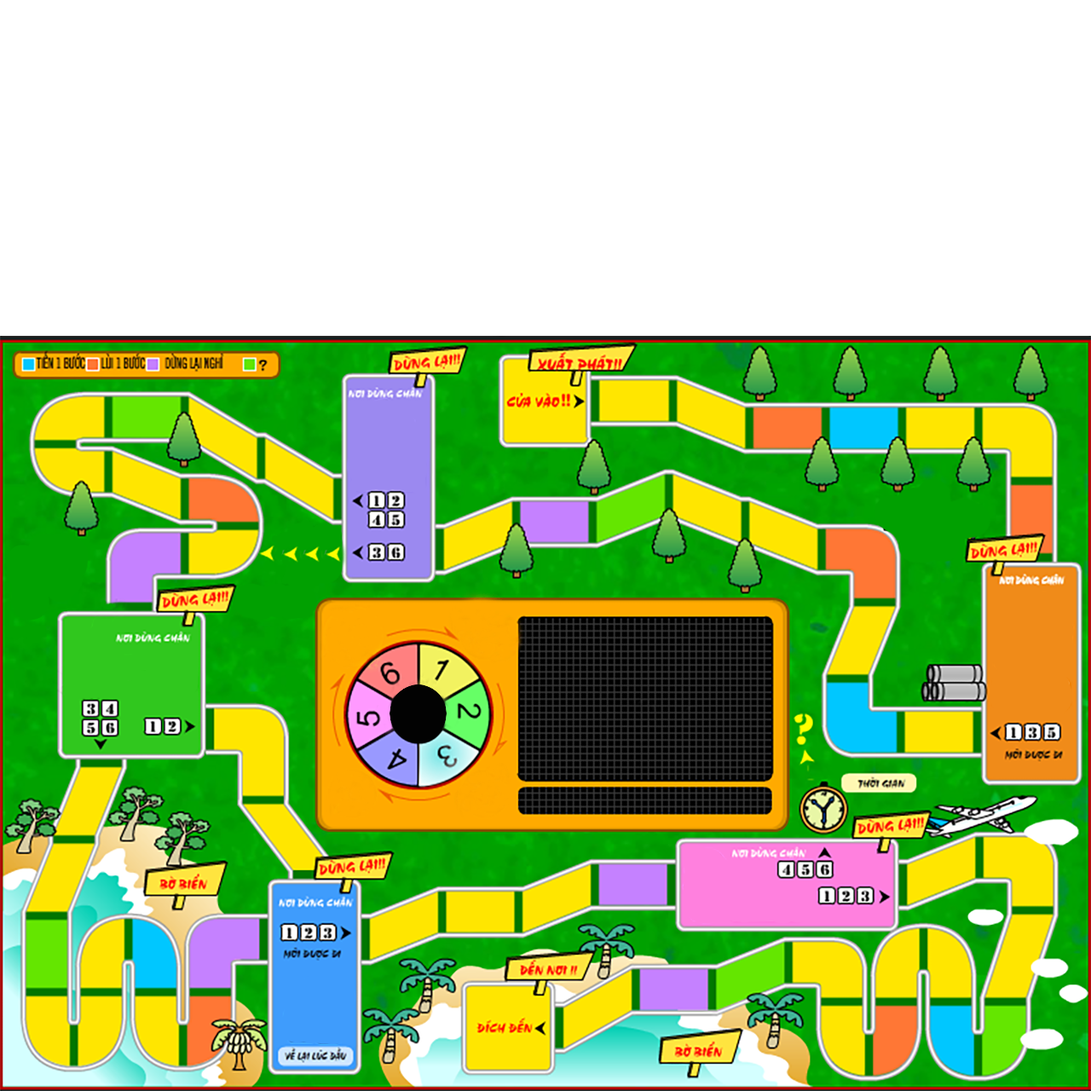
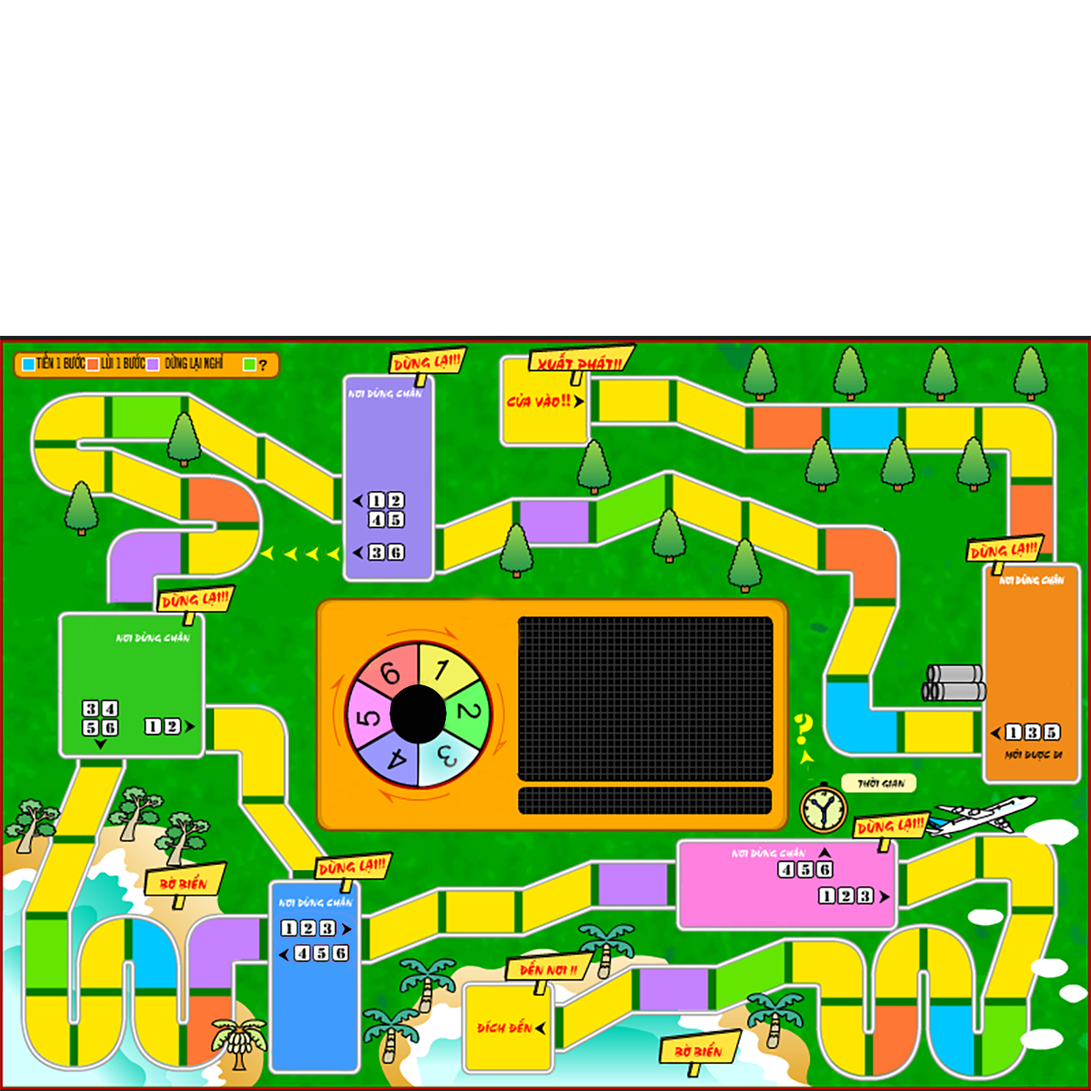
Layers edited between the first and the second 1091×1091 image:
painted on "Layer 2" over [269, 908, 360, 1073]
